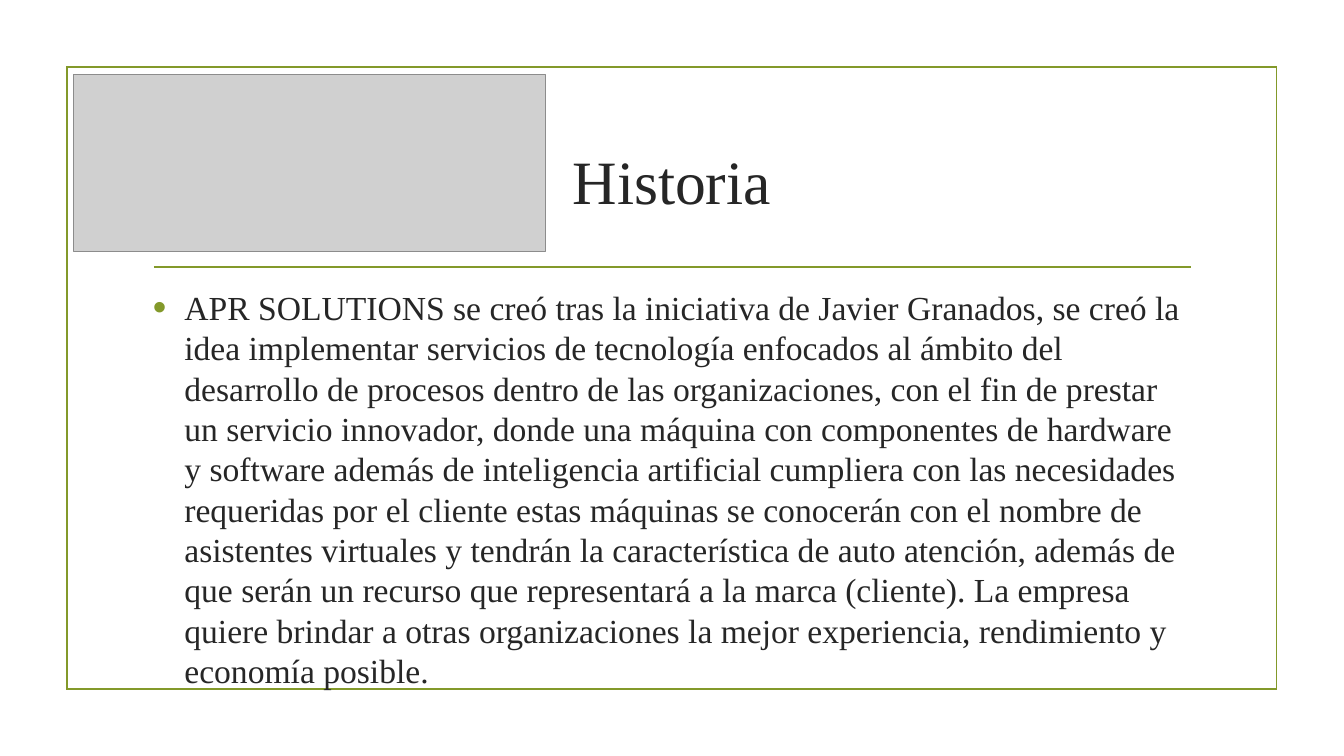
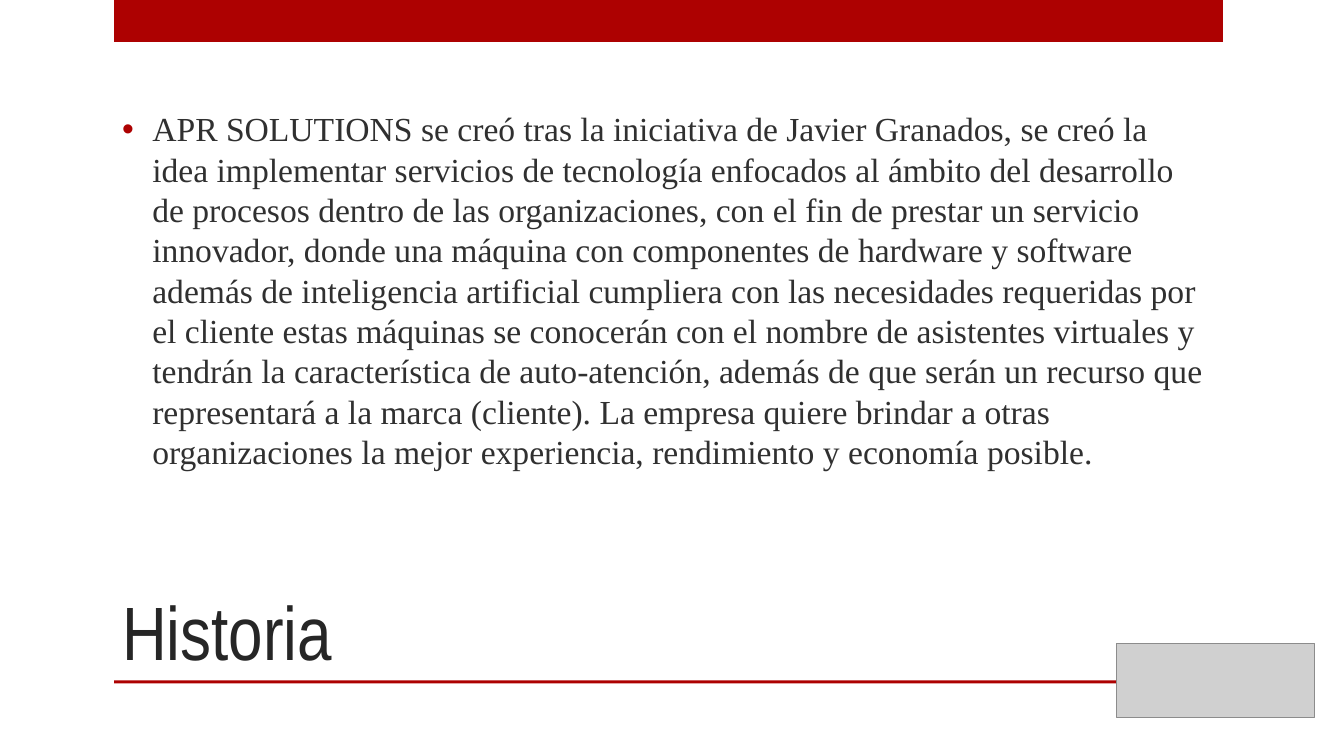
Before and after one commit to Manny2296/AE-APRSOLUTIONSS, a slide deck: slide 2 of co.AE_APRSOLUTIONSS/Presentation/APR Solutionss presentacion.pptx. Drawn at 1344x756 pixels with LibreOffice and Linux fonts; fonts in the diff are those of the drawing; grey boxes stand for pictures; background and template pictures are left out. Boxes give left, top, right and bottom in pixels: in the first picture for what was removed or moved away, otherwise in the second. Text is boxed around its words. In the diff, an @@ line names an element or a change of style, - is before the commit and + after.

```diff
--- a/co.AE_APRSOLUTIONSS/Presentation/APR Solutionss presentacion.pptx
+++ b/co.AE_APRSOLUTIONSS/Presentation/APR Solutionss presentacion.pptx
@@ rectangle added at (114,0,1223,42), fill #AD0101 @@
@@ rectangle removed at (67,68,1276,690) @@
@@ text "APR SOLUTIONS se creó tras ..." at (152,117,1203,471): vertical alignment top to middle @@
@@ text at (152,117,1203,471): text changed; text colour #262626 to #303030 @@
-• APR SOLUTIONS se creó tras la iniciativa de Javier Granados, se creó la idea implementar servicios de tecnología enfocados al ámbito del desarrollo de procesos dentro de las organizaciones, con el fin de prestar un servicio innovador, donde una máquina con componentes de hardware y software además de inteligencia artificial cumpliera con las necesidades requeridas por el cliente estas máquinas se conocerán con el nombre de asistentes virtuales y tendrán la característica de auto atención, además de que serán un recurso que representará a la marca (cliente). La empresa quiere brindar a otras organizaciones la mejor experiencia, rendimiento y economía posible.
+• APR SOLUTIONS se creó tras la iniciativa de Javier Granados, se creó la idea implementar servicios de tecnología enfocados al ámbito del desarrollo de procesos dentro de las organizaciones, con el fin de prestar un servicio innovador, donde una máquina con componentes de hardware y software además de inteligencia artificial cumpliera con las necesidades requeridas por el cliente estas máquinas se conocerán con el nombre de asistentes virtuales y tendrán la característica de auto-atención, además de que serán un recurso que representará a la marca (cliente). La empresa quiere brindar a otras organizaciones la mejor experiencia, rendimiento y economía posible.
@@ line removed from (154, 267) to (1191, 267) @@
@@ title "Historia": place and size @@
-title "Historia" at (573,163,771,205)
+title "Historia" at (122,605,332,661)
@@ title "Historia" at (122,605,332,661): size 44 to 54 pt, font Times New Roman to Arial Narrow; alignment centre to left; vertical alignment middle to bottom @@
@@ picture: place and size @@
-picture at (74,75,545,252)
+picture at (1117,643,1315,718)
@@ rectangle added at (114,681,1223,684), fill #AD0101 @@
```
Also in this commit, not shown: 15 other slides changed, 2 slides added, 3 slides removed, 1 other file.
